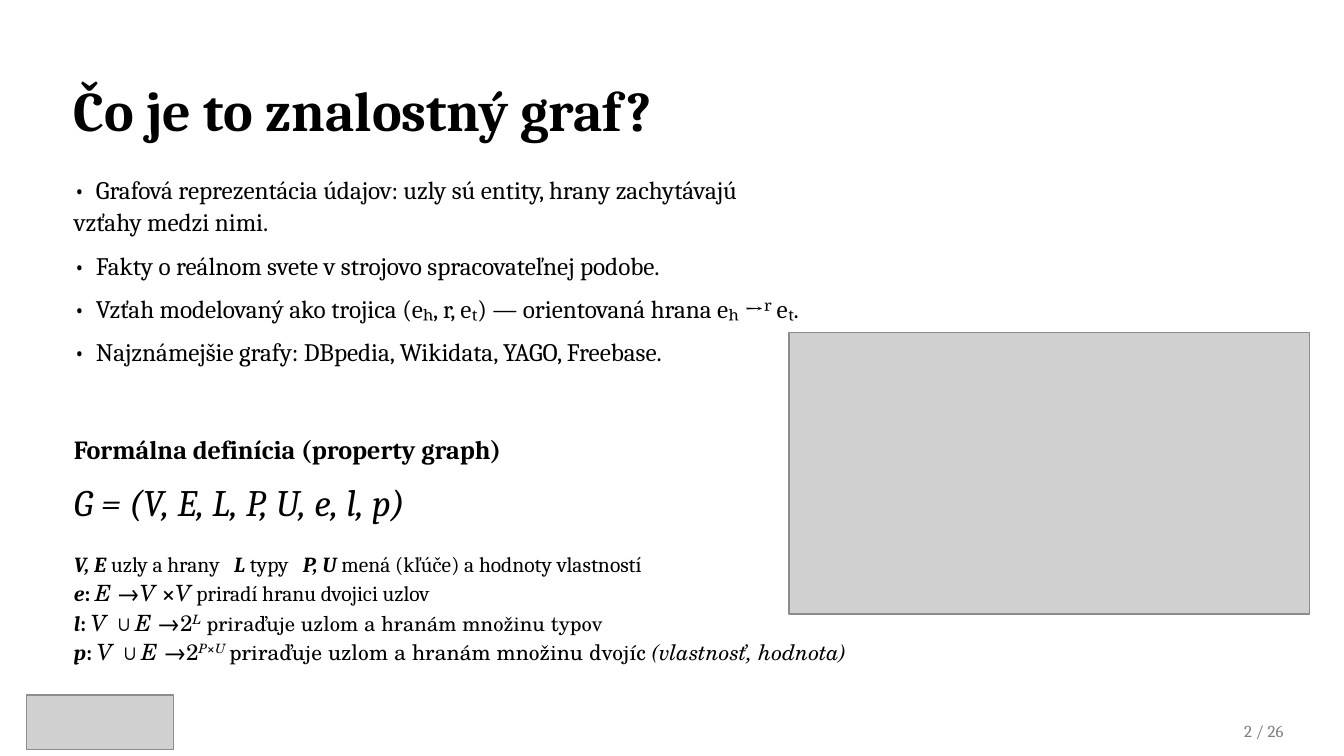
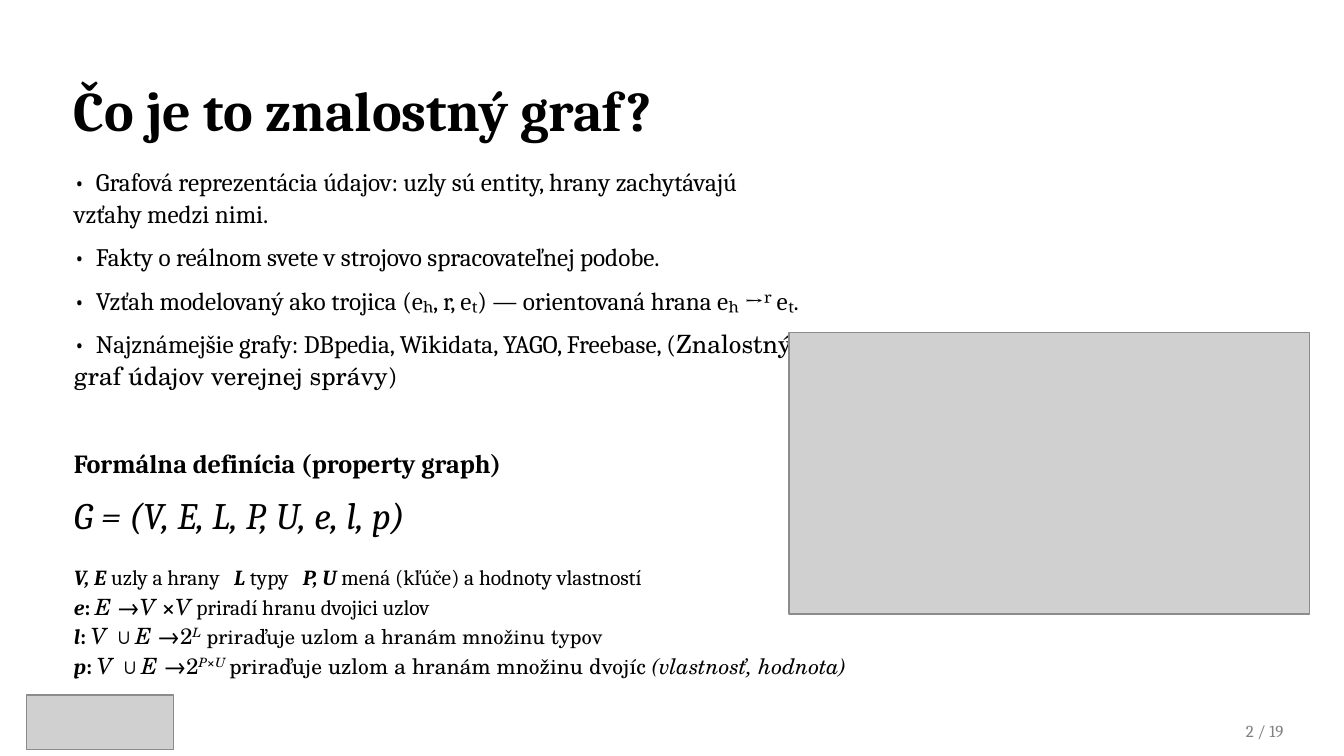
Before and after one commit to samuelbagin1/llm-knowledge-graph, a slide deck: slide 2 of presentations/Tvorba_znalostnych_grafov_obhajoba1.pptx. Drawn at 1344x756 pixels with LibreOffice and Linux fonts; fonts in the diff are those of the drawing; grey boxes stand for pictures. Boxes give left, top, right and bottom in pixels: in the first picture for what was removed or moved away, otherwise in the second. Text is boxed around its words. In the diff, an @@ line names an element or a change of style, - is before the commit and + after.

```diff
--- a/presentations/Tvorba_znalostnych_grafov_obhajoba1.pptx
+++ b/presentations/Tvorba_znalostnych_grafov_obhajoba1.pptx
@@ text "• Grafová reprezentácia údajov: uzly ...": place and size @@
-text "• Grafová reprezentácia údajov: uzly ..." at [74,181,772,367]
+text "• Grafová reprezentácia údajov: uzly ..." at [74,173,791,390]
@@ text at [74,332,791,390]: text changed @@
-• Najznámejšie grafy: DBpedia, Wikidata, YAGO, Freebase.
+• Najznámejšie grafy: DBpedia, Wikidata, YAGO, Freebase, (Znalostný graf údajov verejnej správy)
@@ 3 texts: place and size @@
-3 texts at [74,440,846,665]
+3 texts at [74,454,846,679]
@@ text at [1246,726,1283,737]: text changed @@
-2 / 26
+2 / 19
```
Also in this commit, not shown: 20 other slides changed, 5 slides removed, 7 other files.
